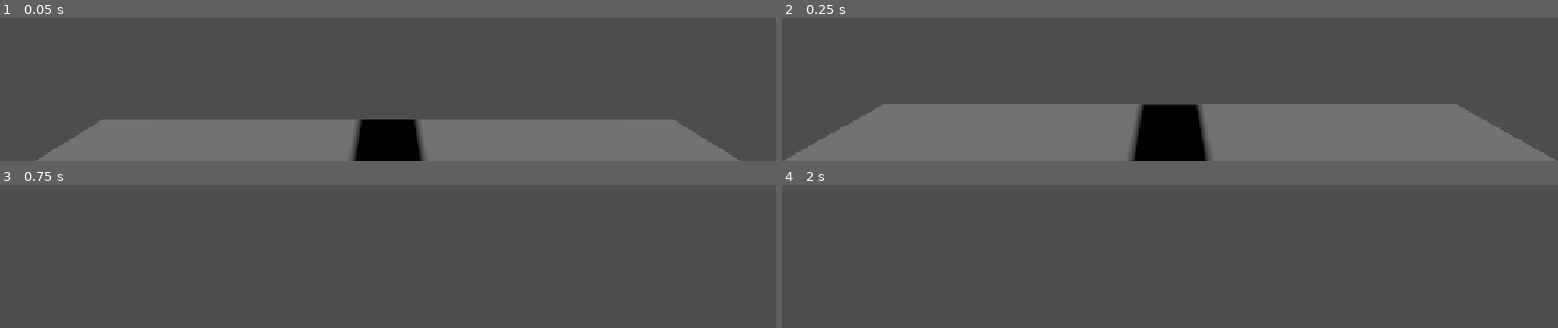
Above: before the commit, frames 1-4 (two rows, left to right).
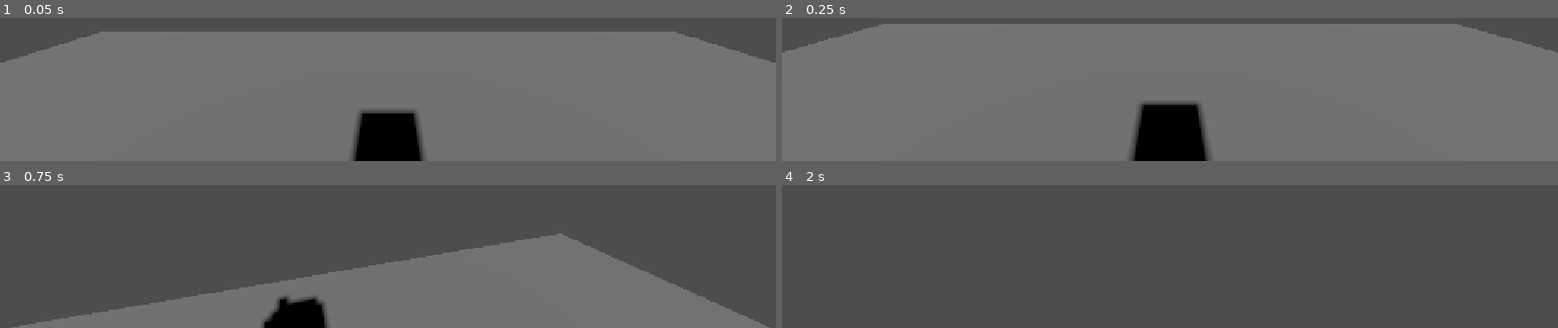
Above: after the commit, the same moments.

Repository: Psychopatate-spec/the-archive
Game: Godot game, scene res://bedroom.tscn
Two runs of this game, one before a commit and one after it. Both use one fixed random seed, a clock stepped at 60 frames per second and the inputs below. The project has no main scene, so this scene is started directly.
Inputs (mouse positions are in pixels of both pictures, inside the frame that each line leads up to):
- Up to frame 1 (0.05 s): no input
- Up to frame 2 (0.25 s): no input
- Up to frame 3 (0.75 s): tap Enter (ui_accept) at 0.5 s; move the mouse to (outside the picture) at 0.52 s; hold Up (ui_up) from 0.53 s (still down)
- Up to frame 4 (2 s): keep holding Up (ui_up); tap Enter (ui_accept) at 0.77, 1.52 s; move the mouse to (outside the picture) at 1.27 s

The runs differ from the first frame. In frame 1, 63% of the frame differs, in the area x 0-100%, y 9-100%; in frame 2, 59%; in frame 3, 32%; in frame 4, nothing differs.

Commit message:
Clamp vertical camera rotation

Diff:
--- a/bedroom.tscn
+++ b/bedroom.tscn
@@ -3,10 +3,10 @@
 [ext_resource type="PackedScene" uid="uid://dqqlcjaqyouu0" path="res://character_body_3d.tscn" id="1_iw0c1"]
 
 [sub_resource type="BoxMesh" id="BoxMesh_lwwh2"]
-size = Vector3(5, 0.1, 5)
+size = Vector3(10, 0.1, 10)
 
 [sub_resource type="BoxShape3D" id="BoxShape3D_lwwh2"]
-size = Vector3(5, 0.1, 5)
+size = Vector3(10, 0.1, 10)
 
 [node name="Bedroom" type="Node3D" unique_id=1377784509]
 
--- a/character_body_3d.gd
+++ b/character_body_3d.gd
@@ -34,4 +34,5 @@
 func _input(event):
 	if event is InputEventMouseMotion:
 		rotate_y(event.relative.x * -MOUSE_SENSITIVITY)
-		camera_pivot.rotate_x(event.relative.y * -MOUSE_SENSITIVITY)
+		# Make the camera not do 360s using clamp
+		camera_pivot.rotation.x = clamp(camera_pivot.rotation.x + event.relative.y * -MOUSE_SENSITIVITY, -PI/2, PI/2)
